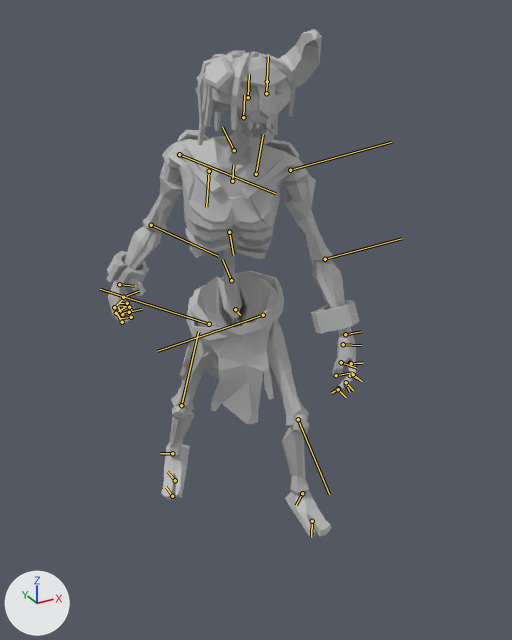
The glTF model games/depthbreaker/client/public/models/synty/depthbreaker/characters/skeleton.glb: old version first, new version second.
Rendered twice from a camera (50 mm lens) standing at (-1.065, -2.071, 1.762) and looking at (-0.021, -0.173, 0.813). Every picture has the same lights, and +X, +Y and +Z are marked at lower left. The picture after the commit comes second. Both versions are drawn at frame 32 of the action 'idle'; the numbers are the values there. The bones that change, and the others that lie on the model, are drawn over the model as lines.

Names of what the first picture shows: 'Chr_Skeleton_01'.
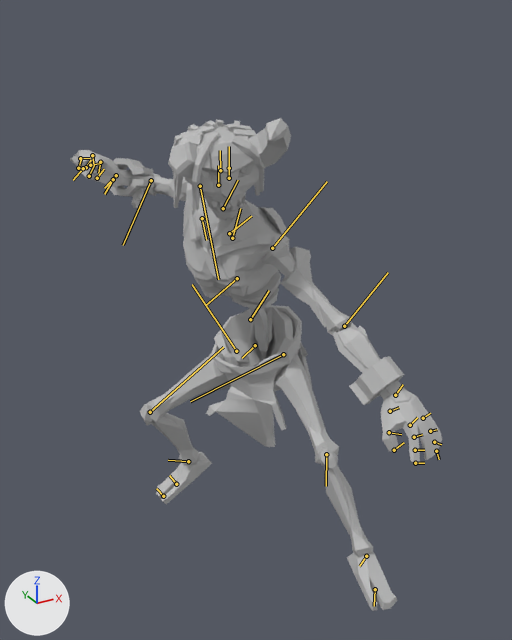
What differs and where, as boxes [x1, y1, x2, y2] in the pictures (512 x 640 px):
'Chr_Skeleton_01', posed (47% wider)
    before: [106, 29, 359, 538]
    after: [70, 118, 442, 611]
bone 'Hips', root to tip
    before: (235, 309) to (240, 315)
    after: (255, 345) to (242, 358)
bone 'Spine_01', root to tip
    before: (231, 280) to (222, 259)
    after: (250, 319) to (269, 290)
bone 'Spine_02', root to tip
    before: (229, 232) to (233, 255)
    after: (237, 278) to (205, 305)
bone 'Spine_03', root to tip
    before: (232, 181) to (233, 164)
    after: (229, 233) to (251, 216)
bone 'Clavicle_L', root to tip
    before: (256, 174) to (263, 134)
    after: (232, 238) to (240, 208)
bone 'Shoulder_L', root to tip
    before: (290, 170) to (391, 142)
    after: (272, 248) to (327, 181)
bone 'Elbow_L', root to tip
    before: (325, 259) to (402, 238)
    after: (344, 326) to (388, 272)
bone 'Hand_L', root to tip
    before: (345, 334) to (362, 331)
    after: (395, 395) to (403, 384)
bone 'Finger_02', root to tip
    before: (350, 375) to (359, 379)
    after: (430, 431) to (437, 429)
bone 'Finger_03', root to tip
    before: (346, 384) to (350, 392)
    after: (434, 442) to (441, 444)
bone 'IndexFinger_02', root to tip
    before: (353, 374) to (362, 381)
    after: (414, 437) to (422, 434)
bone 'Thumb_01', root to tip
    before: (343, 344) to (361, 345)
    after: (390, 411) to (399, 407)
bone 'Thumb_02', root to tip
    before: (341, 362) to (357, 368)
    after: (389, 432) to (401, 434)
bone 'Clavicle_R', root to tip
    before: (209, 171) to (206, 207)
    after: (202, 218) to (206, 240)
bone 'Shoulder_R', root to tip
    before: (179, 154) to (275, 193)
    after: (200, 186) to (218, 279)
bone 'Elbow_R', root to tip
    before: (151, 225) to (218, 256)
    after: (151, 180) to (123, 245)
bone 'Hand_R', root to tip
    before: (119, 284) to (134, 286)
    after: (116, 175) to (104, 188)
bone 'Head', root to tip
    before: (243, 117) to (244, 95)
    after: (218, 185) to (218, 165)
bone 'UpperLeg_L', root to tip
    before: (263, 315) to (157, 351)
    after: (283, 354) to (190, 401)
bone 'LowerLeg_L', root to tip
    before: (298, 419) to (329, 494)
    after: (326, 454) to (326, 486)
bone 'Ankle_L', root to tip
    before: (302, 493) to (296, 505)
    after: (366, 556) to (359, 566)
bone 'UpperLeg_R', root to tip
    before: (209, 324) to (100, 289)
    after: (236, 351) to (192, 284)
bone 'LowerLeg_R', root to tip
    before: (181, 405) to (198, 331)
    after: (150, 412) to (223, 347)
bone 'Ankle_R', root to tip
    before: (172, 453) to (160, 453)
    after: (188, 461) to (168, 460)

The edits, one by one:
Bone 'Hips' (bone_hips) moves from (-8.7, 0.0, -1.4) to (-24.8, -3.3, 6.7).
Bone 'Hips' (bone_hips) turns from (-17, 1, -4) to (-55, 6, 3) degrees about its own x, y and z.
Bone 'Spine_01' (bone_spine_01) turns from (0, 2, -6) to (0, 0, -3) degrees about its own x, y and z.
Bone 'Spine_02' (bone_spine_02) turns from (-6, -5, 13) to (-12, -7, 9) degrees about its own x, y and z.
Bone 'Spine_03' (bone_spine_03) turns from (-6, -1, 0) to (-13, 7, -1) degrees about its own x, y and z.
Bone 'Clavicle_L' (bone_clavicle_l) turns from (0, 4, -4) to (-2, 10, -18) degrees about its own x, y and z.
Bone 'Shoulder_L' (bone_shoulder_l) turns from (20, -10, -56) to (-5, -5, -10) degrees about its own x, y and z.
Bone 'Elbow_L' (bone_elbow_l) turns from (-9, -19, -1) to (-2, -11, 3) degrees about its own x, y and z.
Bone 'Hand_L' (bone_hand_l) turns from (-11, -17, -3) to (6, -9, 6) degrees about its own x, y and z.
Bone 'Finger_02' (bone_finger_02) turns from (2, 0, -22) to (2, 0, -10) degrees about its own x, y and z.
Bone 'Finger_03' (bone_finger_03) turns from (5, 2, -24) to (3, 1, -10) degrees about its own x, y and z.
Bone 'IndexFinger_02' (bone_indexfinger_02) turns from (-3, -2, -35) to (-4, 0, -10) degrees about its own x, y and z.
Bone 'Thumb_01' (bone_thumb_01) turns from (-3, 20, -5) to (-3, 1, -12) degrees about its own x, y and z.
Bone 'Thumb_02' (bone_thumb_02) turns from (-12, 30, -4) to (-10, 16, -1) degrees about its own x, y and z.
Bone 'Clavicle_R' (bone_clavicle_r) turns from (0, 13, 3) to (2, 12, 17) degrees about its own x, y and z.
Bone 'Shoulder_R' (bone_shoulder_r) turns from (11, 6, -67) to (-15, -15, -32) degrees about its own x, y and z.
Bone 'Elbow_R' (bone_elbow_r) turns from (2, -16, 2) to (58, -126, -35) degrees about its own x, y and z.
Bone 'Hand_R' (bone_hand_r) turns from (13, -20, -18) to (16, 20, 18) degrees about its own x, y and z.
Bone 'Head' (bone_head) turns from (-13, 8, 3) to (-15, 38, -7) degrees about its own x, y and z.
Bone 'UpperLeg_L' (bone_upperleg_l) turns from (9, 21, 8) to (35, 37, 40) degrees about its own x, y and z.
Bone 'LowerLeg_L' (bone_lowerleg_l) turns from (0, -7, 30) to (13, -8, 21) degrees about its own x, y and z.
Bone 'Ankle_L' (bone_ankle_l) turns from (5, 5, 5) to (15, 9, -26) degrees about its own x, y and z.
Bone 'UpperLeg_R' (bone_upperleg_r) turns from (13, -17, 19) to (50, 40, 64) degrees about its own x, y and z.
Bone 'LowerLeg_R' (bone_lowerleg_r) turns from (6, -5, 13) to (-10, -19, 81) degrees about its own x, y and z.
Bone 'Ankle_R' (bone_ankle_r) turns from (21, 27, 1) to (-4, 7, -4) degrees about its own x, y and z.
